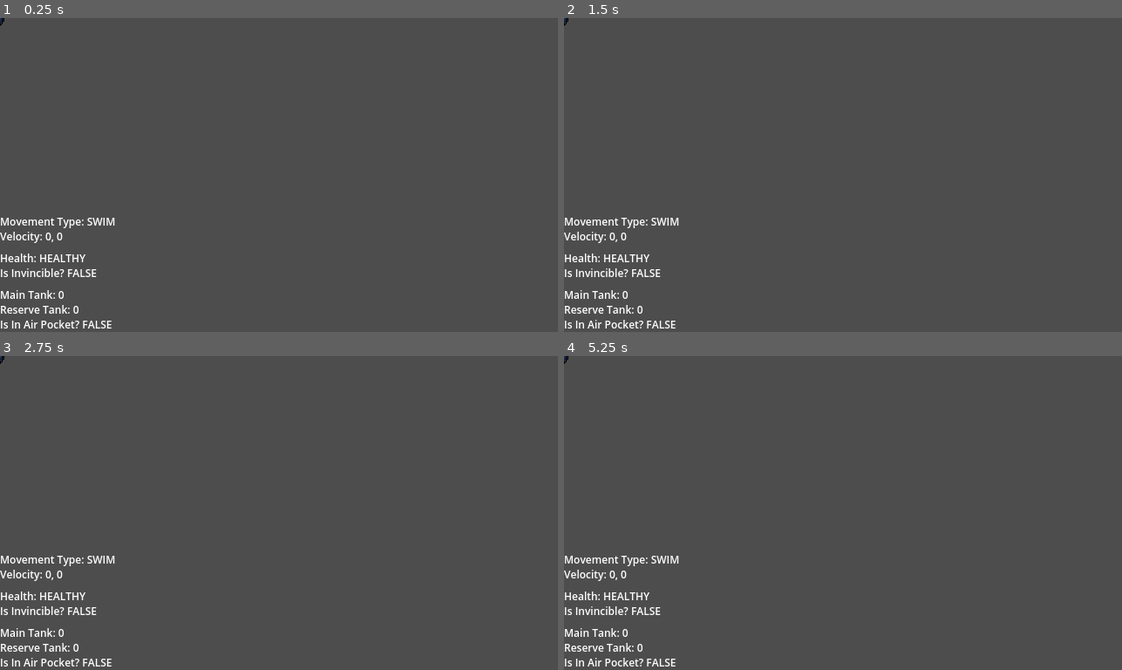
Above: before the commit, frames 1-4 (two rows, left to right).
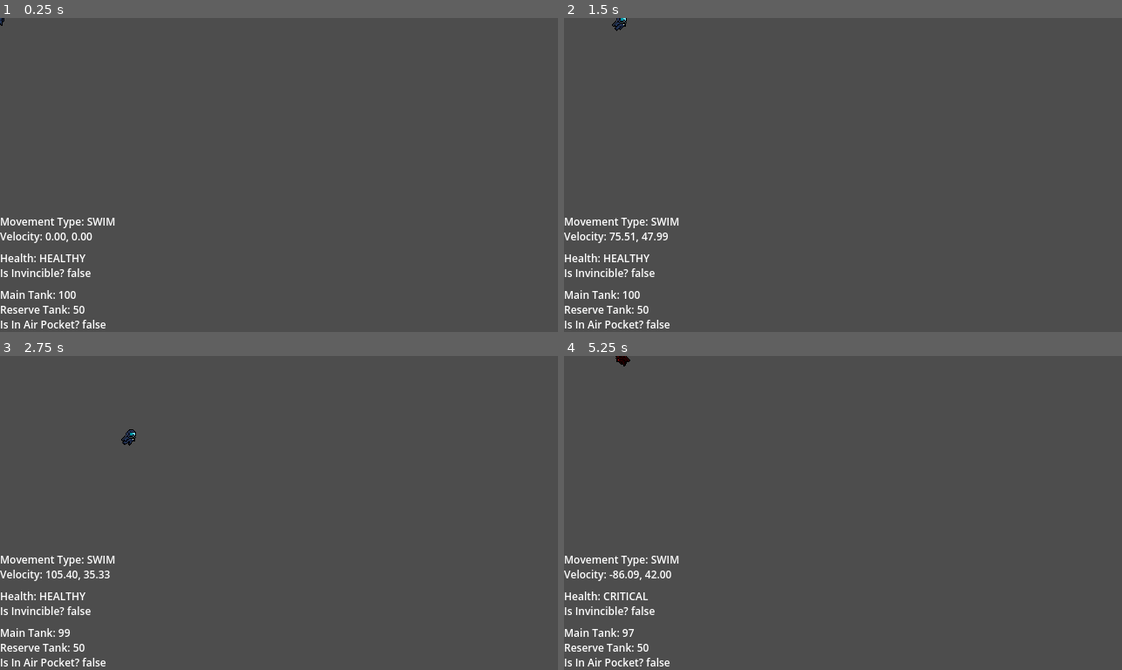
Above: after the commit, the same moments.

Repository: Absolute-Cinema-GameDev/callisto-game
Game: Godot game, scene res://scenes/entities/player/player.tscn
The game is run twice, just before and just after one commit, with the same random seed, the same clock (stepped at 60 frames per second) and the same inputs. This scene is started directly instead of the project's main scene.
Inputs:
- Up to frame 1 (0.25 s): no input
- Up to frame 2 (1.5 s): tap Enter at 0.5 s; hold D (move_right) 0.53-1.28 s; hold Space (interact) 0.53-1.28 s; hold S (move_down) from 1.28 s (still down); tap Space (interact) at 1.35 s
- Up to frame 3 (2.75 s): release S (move_down) at 2.03 s; hold D (move_right) from 2.03 s (still down); hold Space (interact) from 2.03 s (still down)
- Up to frame 4 (5.25 s): release D (move_right) at 2.78 s; release Space (interact) at 2.78 s; hold W (move_up) 2.78-3.53 s; tap Space (interact) at 2.85, 4.35 s; hold Space (interact) 3.53-4.28 s; hold A (move_left) 3.53-5.03 s; hold S (move_down) from 5.03 s (still down); hold Space (interact) from 5.03 s (still down)

The runs differ from the first frame. In frame 1, 0.4% of the frame differs, in the area x 0-20%, y 1-99%; in frame 2, 0.5%; in frame 3, 0.5%; in frame 4, 0.6%, in the area x 0-20%, y 0-99%.
Error before the commit: Parse Error: Identifier "is_invincibile_changed" not declared in the current scope. (res://scenes/entities/player/player.gd:62)

Commit message:
refactor: improve setters getters

Diff:
--- a/scenes/entities/player/player.gd
+++ b/scenes/entities/player/player.gd
@@ -25,42 +25,23 @@
 
 @export var movement_speed = 120.0
 @export var movement_type: MovementType = MovementType.SWIM:
-	get:
-		return movement_type
-	set(value):
-		movement_type_changed.emit(value)
-		movement_type = value
+	get = get_movement_type,
+	set = _set_movement_type
 @export var health_status: HealthStatus = HealthStatus.HEALTHY:
-	get:
-		return health_status
-	set(value):
-		health_changed.emit(value)
-		health_status = value
+	get = get_health_status,
+	set = _set_health_status
 @export var main_tank_capacity: float = MAX_OXYGEN_MAIN:
-	get:
-		return main_tank_capacity
-	set(value):
-		main_oxygen_changed.emit(value)
-		main_tank_capacity = value
+	get = get_main_tank_capacity,
+	set = _set_main_tank_capacity
 @export var reserve_tank_capacity: float = MAX_OXYGEN_RESERVE:
-	get:
-		return reserve_tank_capacity
-	set(value):
-		if value > reserve_tank_capacity:
-			reserve_oxygen_changed.emit(value)
-			reserve_tank_capacity = value
+	get = get_reserve_tank_capacity,
+	set = _set_reserve_tank_capacity
 @export var is_in_airpocket: bool = false:
-	get:
-		return is_in_airpocket
-	set(value):
-		is_in_airpocket_changed.emit(value)
-		is_in_airpocket = value
+	get = get_is_in_airpocket,
+	set = set_is_in_airpocket
 @export var is_invincible: bool = false:
-	get:
-		return is_invincible
-	set(value):
-		is_invincibile_changed.emit(value)
-		is_invincible = value
+	get = get_is_invincible,
+	set = _set_is_invincible
 
 @onready var animplayer = $Animate
 @onready var interact_ray = $InteractRay
@@ -92,6 +73,40 @@
 
 func get_is_invincible() -> bool:
 	return is_invincible
+
+
+#-- SETTERS
+
+
+func _set_health_status(value: HealthStatus):
+	health_status = value
+	health_changed.emit(value)
+
+
+func _set_movement_type(value: MovementType):
+	movement_type_changed.emit(value)
+	movement_type = value
+
+
+func _set_main_tank_capacity(value: float):
+	main_oxygen_changed.emit(value)
+	main_tank_capacity = value
+
+
+func _set_reserve_tank_capacity(value: float):
+	if value > reserve_tank_capacity:
+		reserve_oxygen_changed.emit(value)
+		reserve_tank_capacity = value
+
+
+func set_is_in_airpocket(value: bool):
+	is_in_airpocket_changed.emit(value)
+	is_in_airpocket = value
+
+
+func _set_is_invincible(value: bool):
+	is_invincible_changed.emit(value)
+	is_invincible = value
 
 
 #-- MOVEMENT
